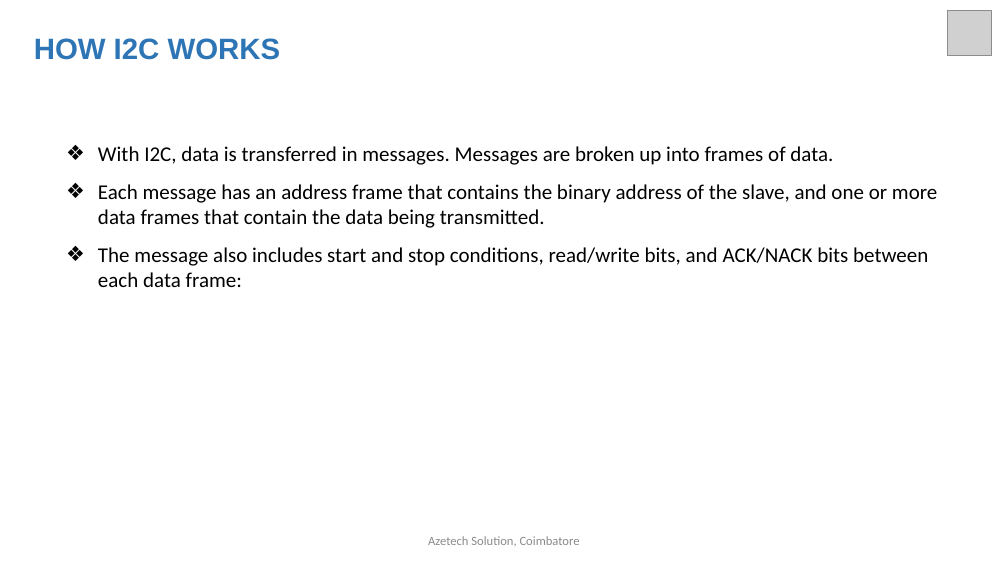
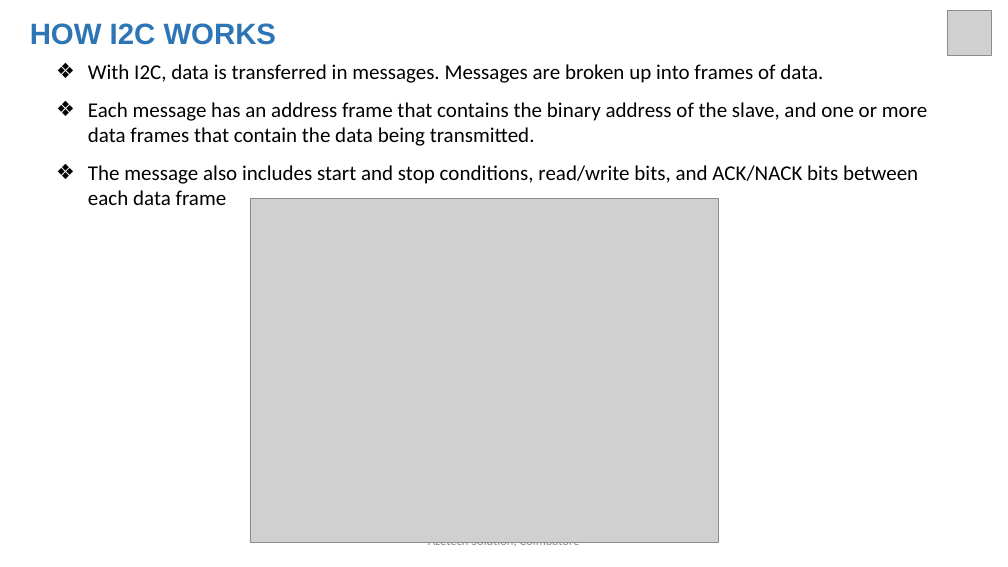
Before and after one commit to arulnelson/AZETECH-CLASS-NOTES, a slide deck: slide 5 of STM32_DOCS/I2C_in_STM32.pptx. Drawn at 1008x567 pixels with LibreOffice and Linux fonts; fonts in the diff are those of the drawing; grey boxes stand for pictures. Boxes give left, top, right and bottom in pixels: in the first picture for what was removed or moved away, otherwise in the second. Text is boxed around its words. In the diff, an @@ line names an element or a change of style, - is before the commit and + after.

```diff
--- a/STM32_DOCS/I2C_in_STM32.pptx
+++ b/STM32_DOCS/I2C_in_STM32.pptx
@@ text "HOW I2C WORKS": place and size @@
-text "HOW I2C WORKS" at (34,38,281,60)
+text "HOW I2C WORKS" at (30,23,277,45)
@@ text "With I2C, data is transferred ...": place and size @@
-text "With I2C, data is transferred ..." at (98,146,937,287)
+text "With I2C, data is transferred ..." at (88,64,927,205)
@@ text at (88,165,918,205): text changed @@
-❖ The message also includes start and stop conditions, read/write bits, and ACK/NACK bits between each data frame:
+❖ The message also includes start and stop conditions, read/write bits, and ACK/NACK bits between each data frame
@@ picture added at (250,198,718,543) @@
```
Also in this commit, not shown: 10 other slides changed, 5 slides added.
